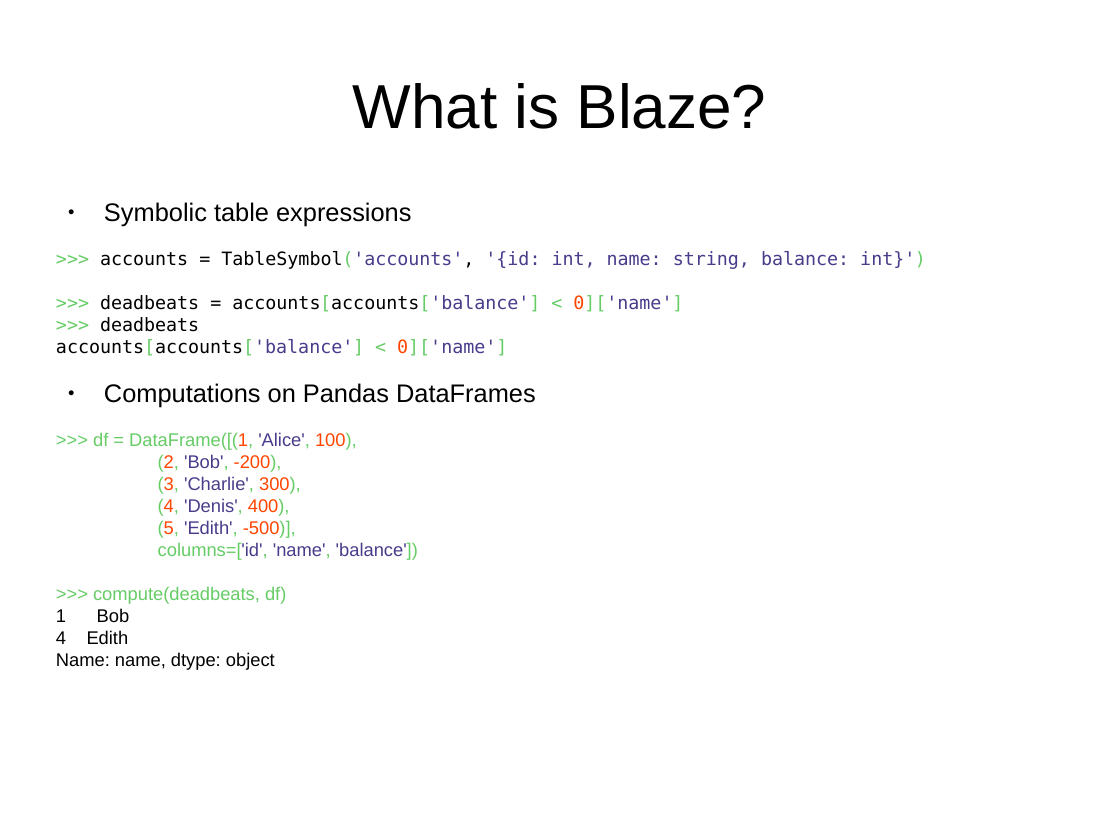
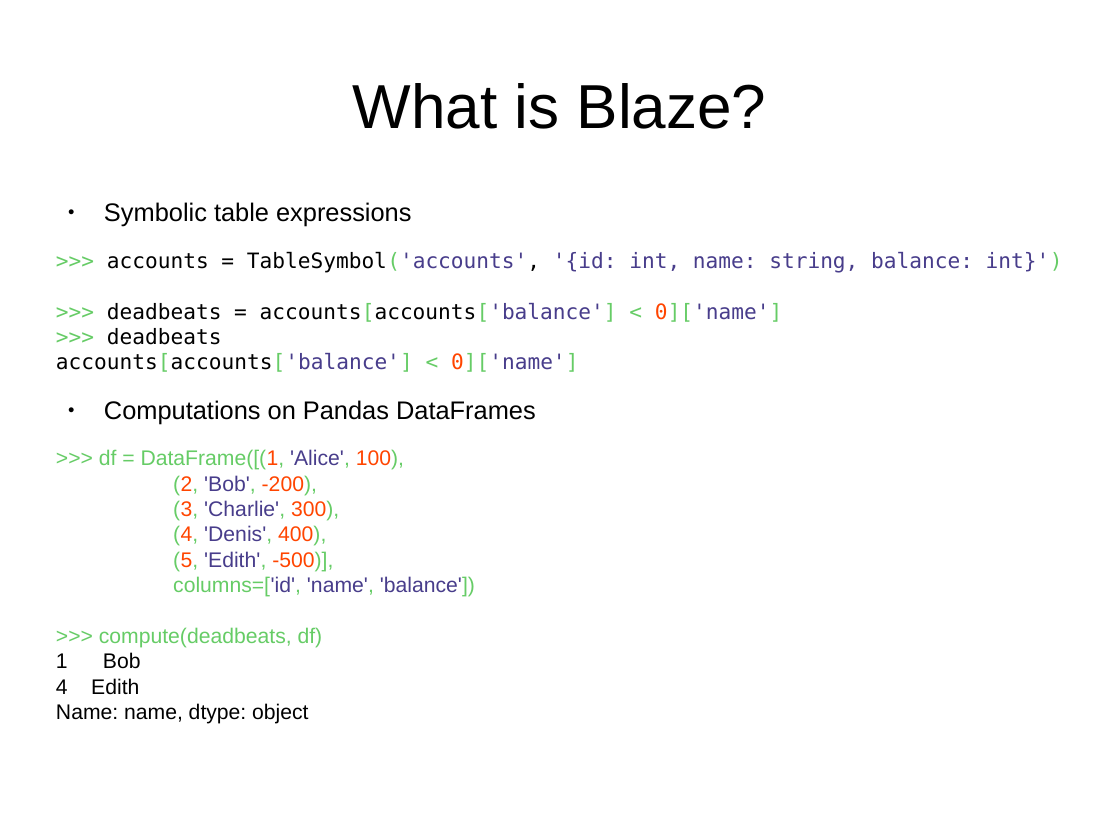
Before and after one commit to mrocklin/blaze-scipy-2014, a slide deck: slide 14 of SciPy2014Blaze.odp. Drawn at 1120x840 pixels with LibreOffice and Linux fonts; fonts in the diff are those of the drawing; background and template pictures are left out. Boxes give left, top, right and bottom in pixels: in the first picture for what was removed or moved away, otherwise in the second. Text is boxed around its words. In the diff, an @@ line names an element or a change of style, - is before the commit and + after.

```diff
--- a/SciPy2014Blaze.odp
+++ b/SciPy2014Blaze.odp
@@ text at (56, 251, 1063, 695): size 13 to 15 pt in ">>> accounts = TableSymbol('accounts', '{id: int, name: ...", ">>> df = DataFrame([(1, 'Alice', 100), (2, ..." @@
```
Also in this commit, not shown: 6 other slides changed, 1 slide added, 1 slide removed.
